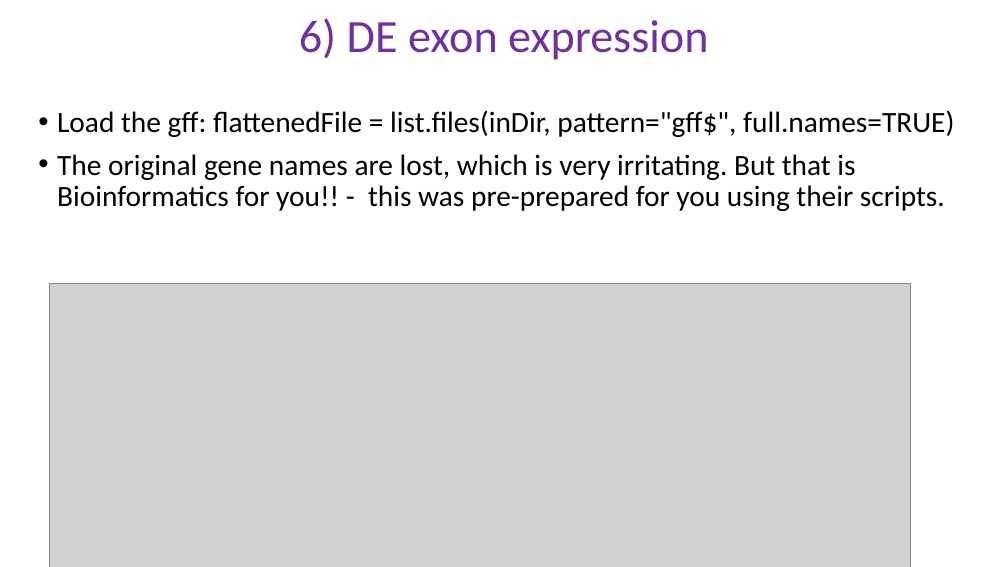
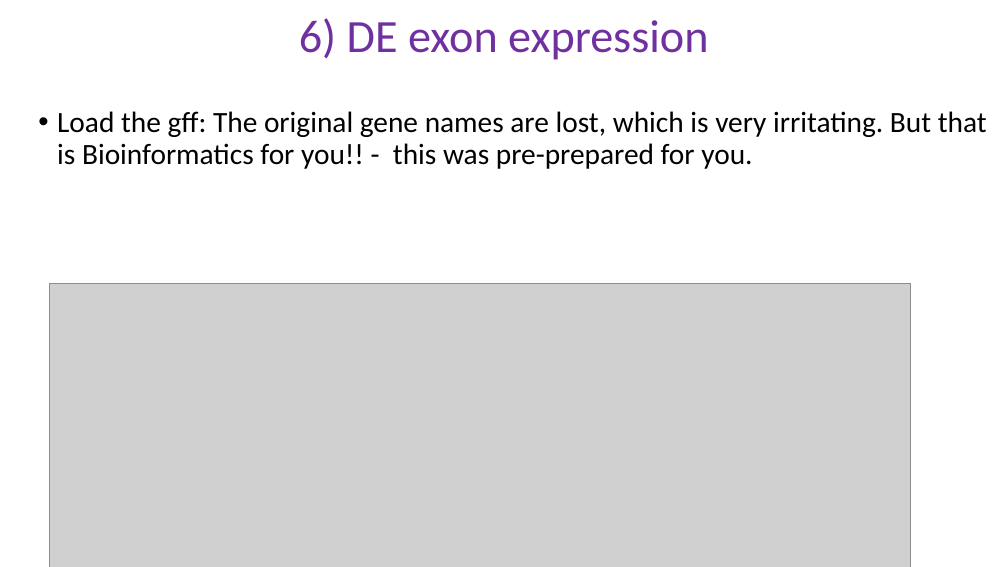
Before and after one commit to schlogl2017/RNAseq_workshop, a slide deck: slide 15 of powerpoint/6_RNAseq_DE.pptx. Drawn at 1008x567 pixels with LibreOffice and Linux fonts; fonts in the diff are those of the drawing; grey boxes stand for pictures. Boxes give left, top, right and bottom in pixels: in the first picture for what was removed or moved away, otherwise in the second. Text is boxed around its words. In the diff, an @@ line names an element or a change of style, - is before the commit and + after.

```diff
--- a/powerpoint/6_RNAseq_DE.pptx
+++ b/powerpoint/6_RNAseq_DE.pptx
@@ text at (57, 111, 987, 169): text changed @@
-• Load the gff: flattenedFile = list.files(inDir, pattern="gff$", full.names=TRUE)
-• The original gene names are lost, which is very irritating. But that is Bioinformatics for you!! - this was pre-prepared for you using their scripts.
+• Load the gff: The original gene names are lost, which is very irritating. But that is Bioinformatics for you!! - this was pre-prepared for you.
```
Also in this commit, not shown: 12 other slides changed, 1 slide added, 1 slide removed, 22 other files.
